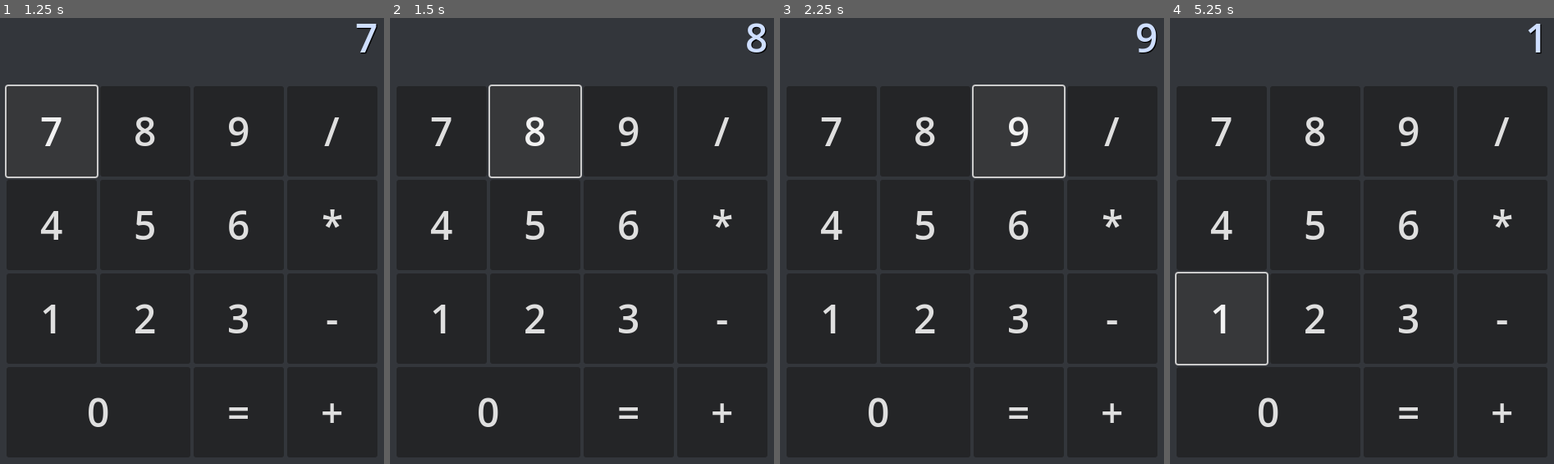
Above: before the commit, frames 1-4 (left to right).
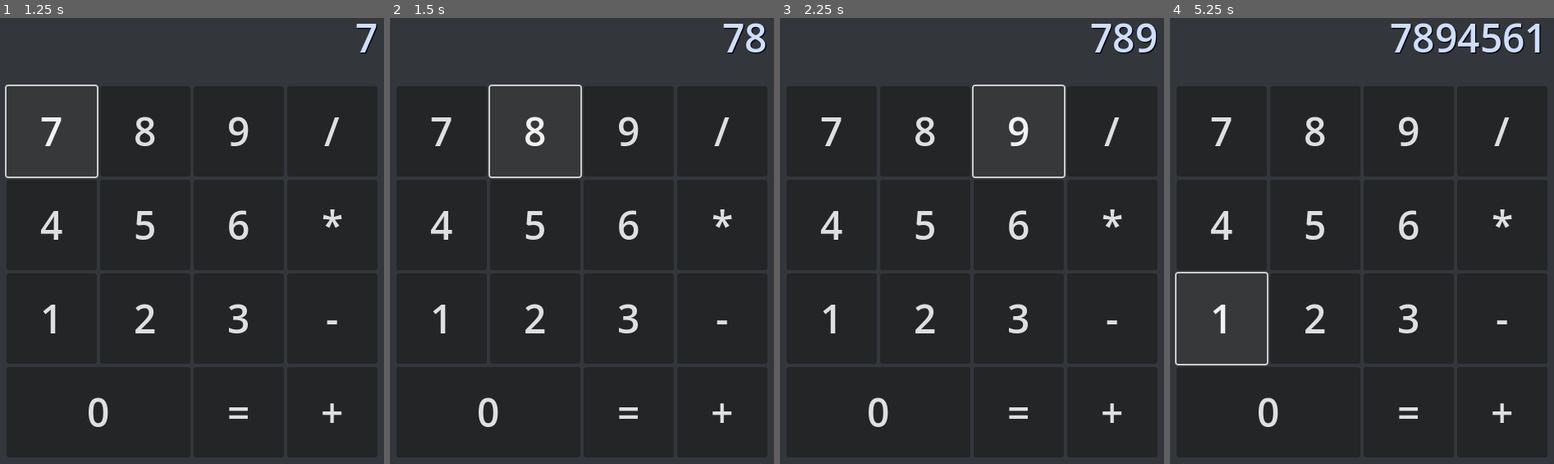
Above: after the commit, the same moments.

Repository: bzaPetey/calculator
Game: Godot game, scene res://calculator.tscn
Two runs of this game, one before a commit and one after it. Both use one fixed random seed, a clock stepped at 60 frames per second and the inputs below.
Inputs:
- Up to frame 1 (1.25 s): click "7" at 0.5 s
- Up to frame 2 (1.5 s): click "8" at 1.25 s
- Up to frame 3 (2.25 s): click "9" at 2 s
- Up to frame 4 (5.25 s): click "4" at 2.75 s; click "5" at 3.5 s; click "6" at 4.25 s; click "1" at 5 s

Frame 1 is identical in both runs. In frame 2, 0.3% of the frame differs, in the area x 86-99%, y 1-8%; in frame 3, 0.4%; in frame 4, 1.3%, in the area x 57-97%, y 1-8%.

Commit message:
minor bug fix

Diff:
--- a/calculator.gd
+++ b/calculator.gd
@@ -11,7 +11,7 @@
 	if output.text == "0":
 		output.text = ""
 
-	output.text = str(number)
+	output.text += str(number)
 
 
 
